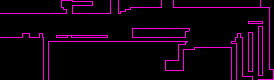
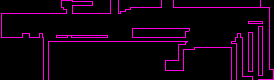
Layers edited between the first and the second 274 × 80 image:
painted on "Collisions" over left=0, top=13, right=2, bottom=38
